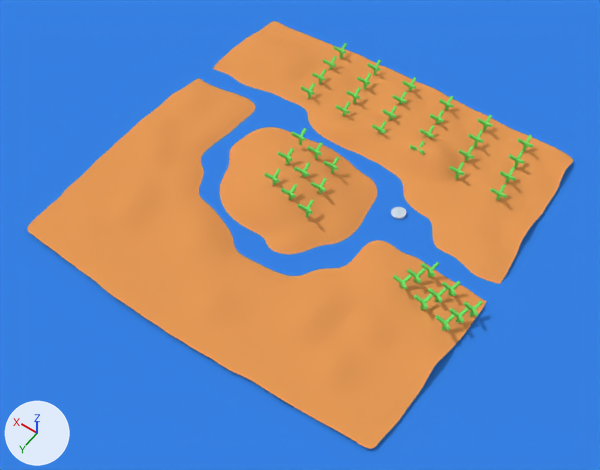
The Blender file 31-SG/02-Scenes/sg-scene1.blend, before and after one commit.
The view is the same before and after, from a 50 mm lens placed at (-23.4, 37.0, 49.0), pointed at (-0.5, 5.1, -1.1). The lights are fixed; the arrows at lower left show +X, +Y and +Z.

In view in the first picture: 'Land', 'Trees 1', 'Trees 2', 'Trees 3', 'Water'.
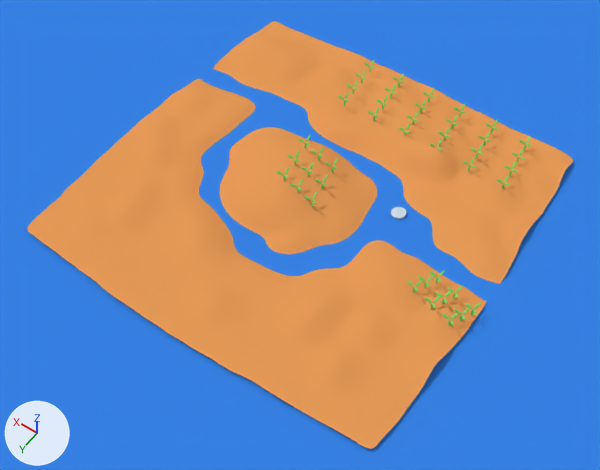
Diff of the bpy script that builds the scene:
```diff
--- a/31-SG/02-Scenes/sg-scene1.blend.py
+++ b/31-SG/02-Scenes/sg-scene1.blend.py
@@ ob_trees_3 @@
 ob_trees_3.instance_faces_scale = 0.6
+_m = ob_trees_3.modifiers.new('Subsurf', 'SUBSURF')
+_m.render_levels = 1
 _m = ob_trees_3.modifiers.new('Array', 'ARRAY')
@@ ob_trees_2 @@
 ob_trees_2.instance_faces_scale = 0.6
+_m = ob_trees_2.modifiers.new('Subsurf', 'SUBSURF')
+_m.render_levels = 1
 _m = ob_trees_2.modifiers.new('Array', 'ARRAY')
@@ ob_trees_1 @@
 ob_trees_1.instance_faces_scale = 0.6
+_m = ob_trees_1.modifiers.new('Subsurf', 'SUBSURF')
+_m.render_levels = 1
 _m = ob_trees_1.modifiers.new('Array', 'ARRAY')
```

Boxes (x1, y1, x2, y2) around the edits, measured in the pictures (600 x 470 px):
'Trees 2', modifiers changed (16% narrower, 18% shorter)
    before: (301, 43, 533, 200)
    after: (337, 59, 531, 188)
'Trees 3', modifiers changed (18% narrower, 19% shorter)
    before: (393, 262, 483, 331)
    after: (407, 270, 481, 326)
'Trees 1', modifiers changed (17% narrower, 20% shorter)
    before: (264, 128, 339, 217)
    after: (276, 135, 338, 206)
